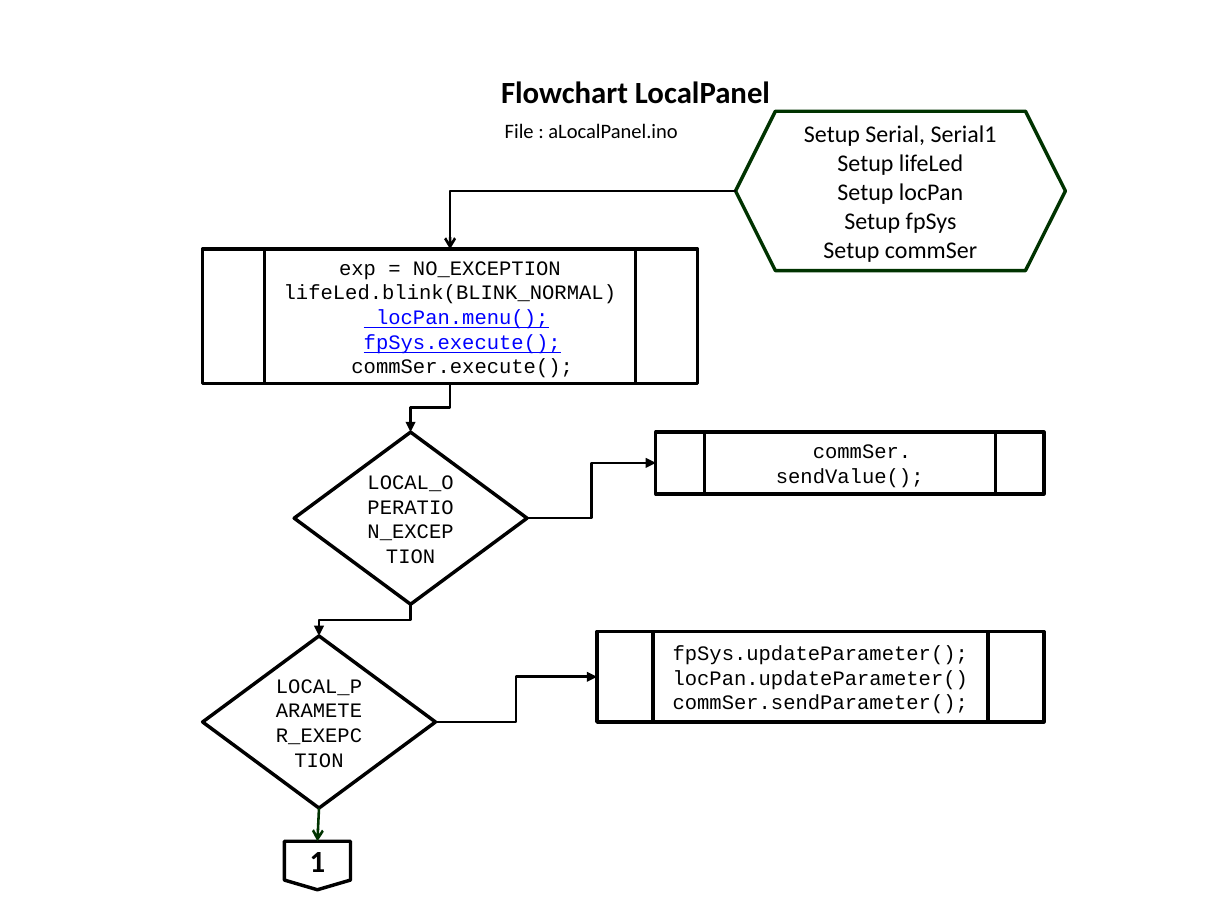
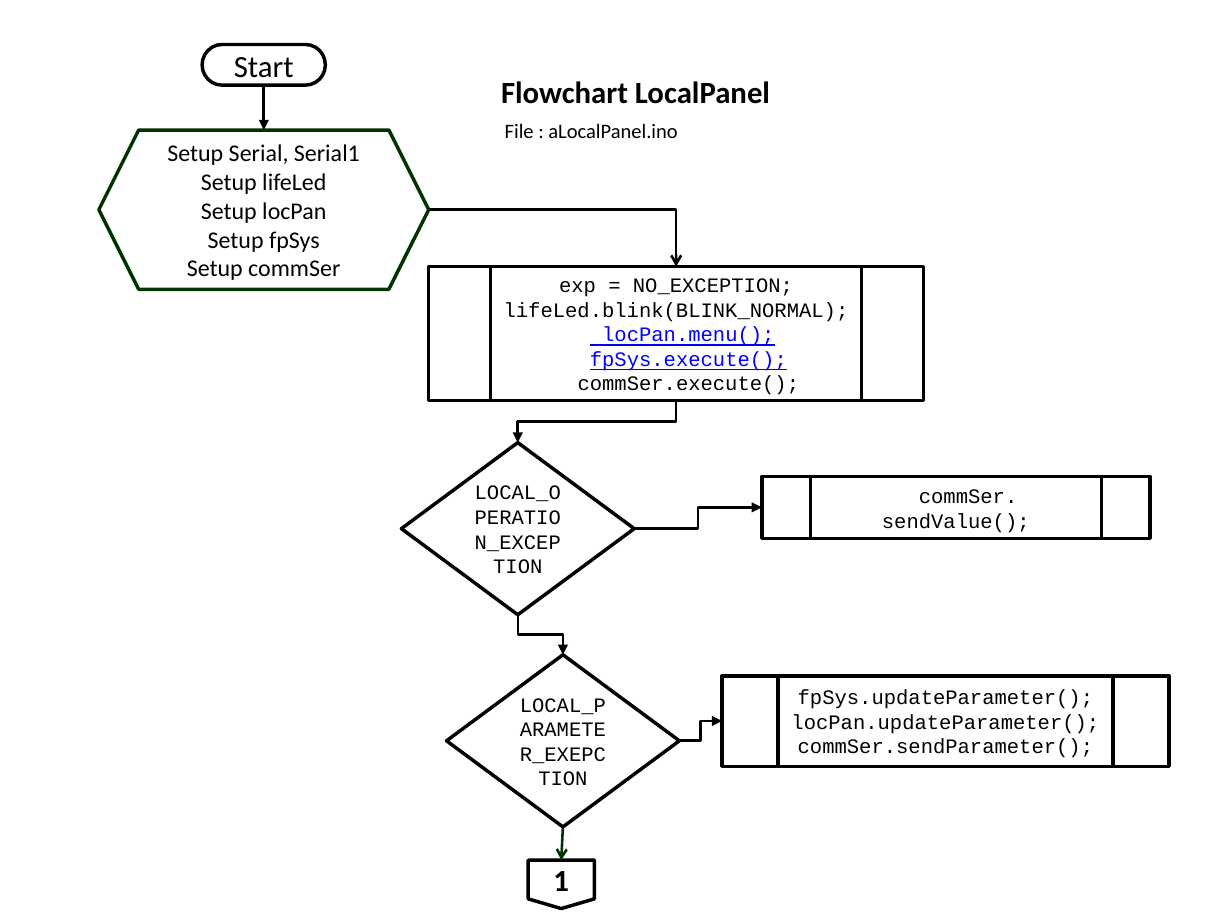
Before and after one commit to slametsampon/WFPS, a slide deck: slide 5 of resources/WFPS.pptx. Drawn at 1232x924 pixels with LibreOffice and Linux fonts; fonts in the diff are those of the drawing; background and template pictures are left out. Boxes give left, top, right and bottom in pixels: in the first picture for what was removed or moved away, otherwise in the second. Text is boxed around its words. In the diff, an @@ line names an element or a change of style, - is before the commit and + after.

Commit message:
update flowchart

```diff
--- a/resources/WFPS.pptx
+++ b/resources/WFPS.pptx
@@ pill shape added at [202,44,325,85], outline #000000 2 pt, 18 pt, text #000000 @@
+Start
@@ arrow added from (264, 85) to (264, 131), #000000 1.5 pt @@
@@ hexagon "Setup Serial, Serial1": place and size @@
-hexagon "Setup Serial, Serial1" at [736,111,1066,270]
+hexagon "Setup Serial, Serial1" at [99,131,429,290]
@@ elbow arrow moved from (736, 191) - (450, 249) to (429, 209) - (676, 266) @@
@@ flow chart predefined process "exp = NO_EXCEPTION;": place and size @@
-flow chart predefined process "exp = NO_EXCEPTION;" at [202,249,697,383]
+flow chart predefined process "exp = NO_EXCEPTION;" at [429,266,924,400]
@@ text in flow chart predefined process at [504,278,849,322]: text changed @@
-exp = NO_EXCEPTION
-lifeLed.blink(BLINK_NORMAL)
+exp = NO_EXCEPTION;
+lifeLed.blink(BLINK_NORMAL);
@@ elbow arrow moved from (450, 383) - (410, 432) to (676, 400) - (517, 442) @@
@@ diamond "LOCAL_OPERATION_EXCEPTION": place and size @@
-diamond "LOCAL_OPERATION_EXCEPTION" at [294,432,527,605]
+diamond "LOCAL_OPERATION_EXCEPTION" at [402,442,634,615]
@@ flow chart predefined process "commSer. sendValue();": place and size @@
-flow chart predefined process "commSer. sendValue();" at [655,432,1044,494]
+flow chart predefined process "commSer. sendValue();" at [761,477,1149,538]
@@ elbow arrow moved from (527, 519) - (655, 463) to (634, 529) - (761, 508) @@
@@ elbow arrow moved from (410, 604) - (319, 636) to (517, 615) - (563, 654) @@
@@ flow chart predefined process "fpSys.updateParameter();": place and size @@
-flow chart predefined process "fpSys.updateParameter();" at [598,632,1045,722]
+flow chart predefined process "fpSys.updateParameter();" at [722,676,1169,766]
@@ text in flow chart predefined process at [791,714,1099,734]: text changed @@
-locPan.updateParameter()
+locPan.updateParameter();
@@ elbow arrow moved from (435, 722) - (598, 676) to (679, 740) - (722, 721) @@
@@ 1 diamond, 1 flow chart offpage connector, 1 arrow: place and size @@
-1 diamond, 1 flow chart offpage connector, 1 arrow at [202,636,435,890]
+1 diamond, 1 flow chart offpage connector, 1 arrow at [446,654,679,908]
```
Also in this commit, not shown: 2 other slides changed.
